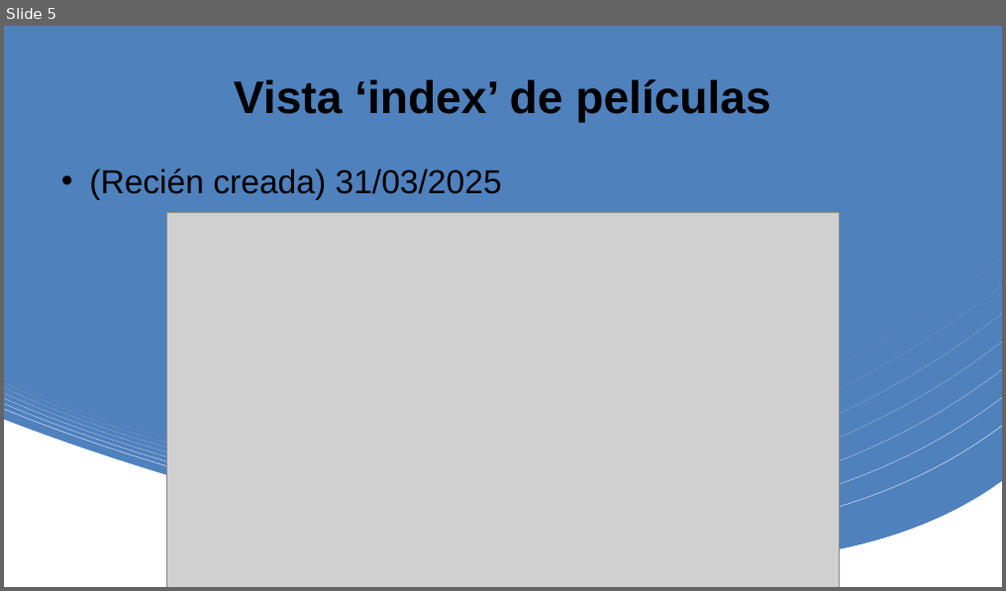
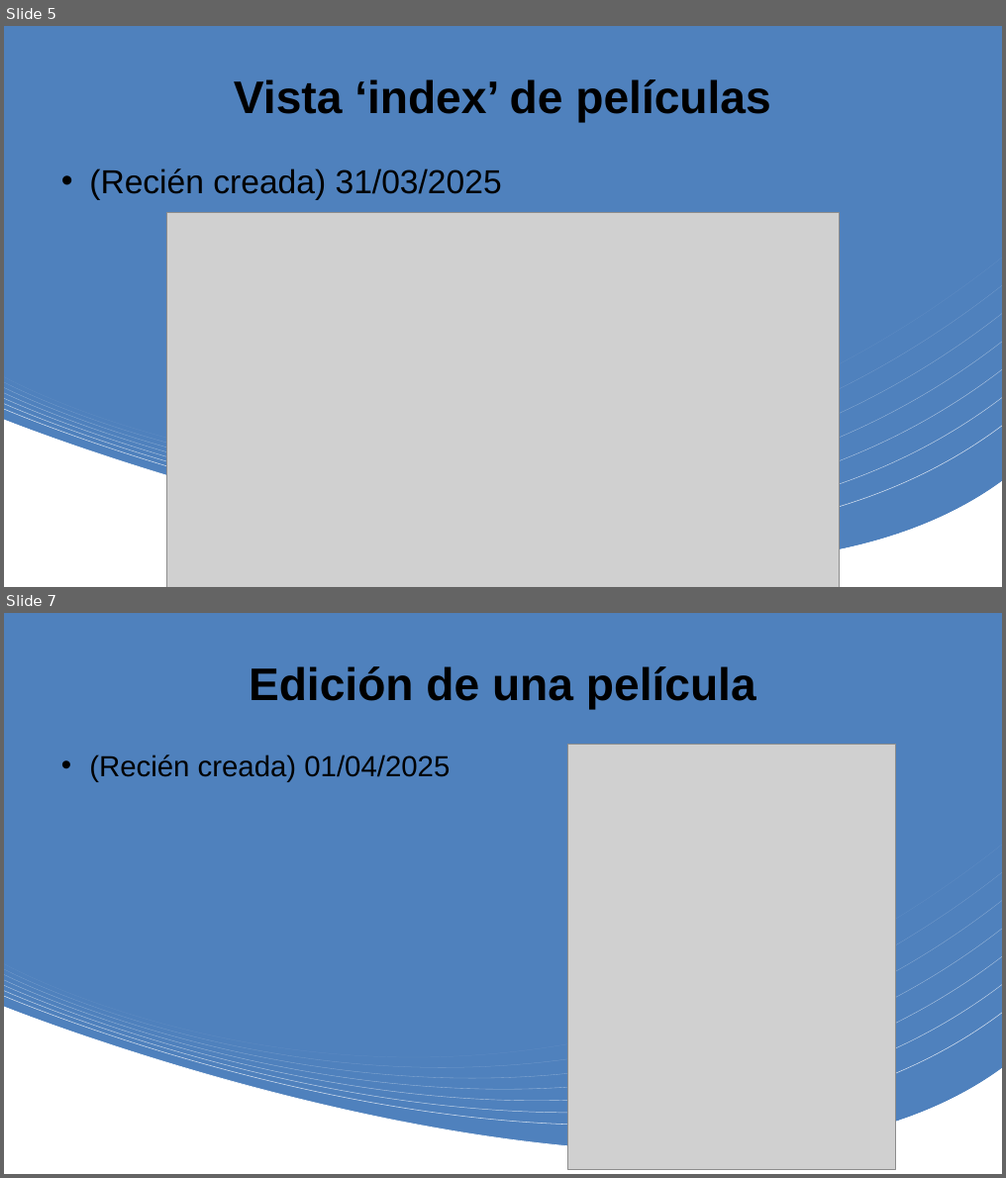
Before and after one commit to alockgoy/proyecto_final_2daw, a slide deck: Evolución visual.pptx. Shown one above the other, each under a label of ours: slide 5 before the commit, slides 5 and 7 after it; the slides between them are not shown. The pictures are 1006x591 and 1006x1178 pixels, drawn with LibreOffice and Linux fonts; fonts in the diff are those of the drawing; grey boxes stand for pictures. Boxes give left, top, right and bottom in pixels: in the first picture for what was removed or moved away, otherwise in the second. Text is boxed around its words. In the diff, an @@ line names an element or a change of style, - is before the commit and + after.

```diff
--- a/Evolución visual.pptx
+++ b/Evolución visual.pptx
@@ slide 7 added at bbox=[4, 613, 1002, 1174], background #FFFFFF; not listed: 10 template elements that a slide beside it also shows @@
@@ title added at bbox=[249, 666, 756, 710], 44 pt, text #000000, bold @@
+Edición de una película
@@ text added at bbox=[89, 755, 450, 782], 28 pt, text #000000 @@
+• (Recién creada) 01/04/2025
@@ picture added at bbox=[567, 744, 896, 1170] @@
```
Also in this commit, not shown: 1 other slide added.
